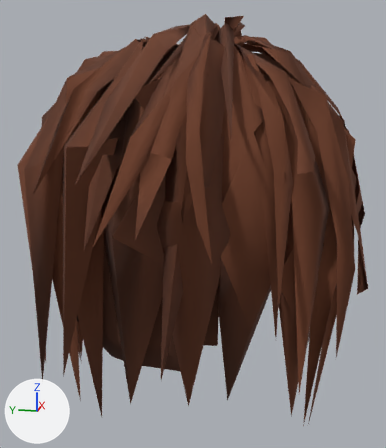
Before and after pictures for a commit that changed the glTF model web/public/assets/characters/v6/lod2/hair/full/hair_vkei.glb.
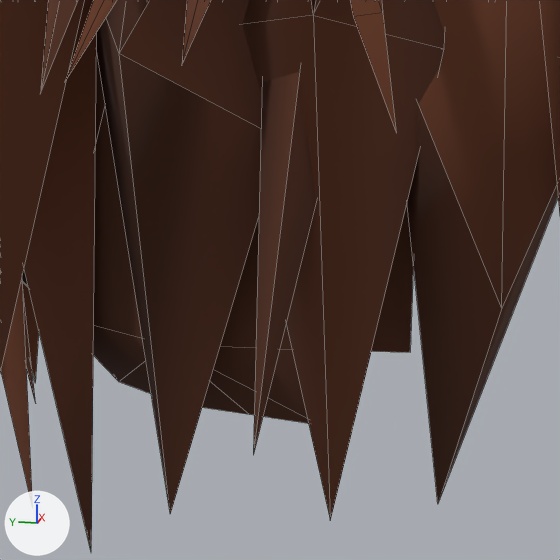
Old and new are each drawn whole from a camera (50 mm lens) standing at (-0.907, -0.178, 1.023) and looking at (-0.003, 0.003, 0.797) and again close up on the part from 18% to 70% of the width and 49% to 94% of the height. Arrows for +X, +Y and +Z are at lower left; the lights stay in place. The older version's two pictures come first. The close-ups show mesh edges as thin lines. Vertices at exactly the same position are counted once.

Names of what the first close-up shows: 'hair_vkei'.
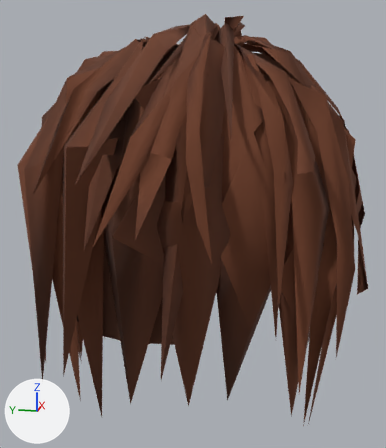
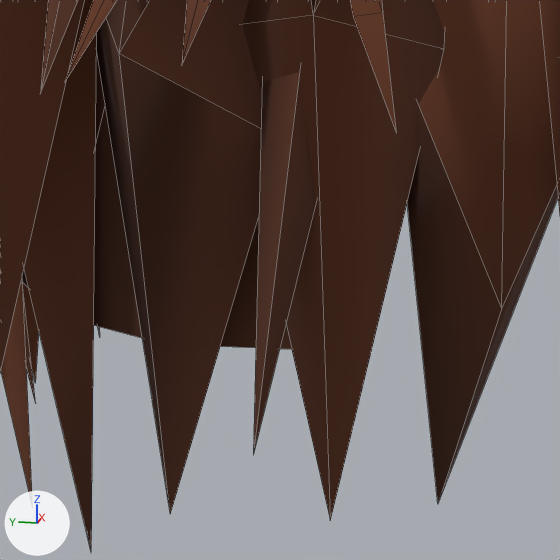
Pixel boxes (x1, y1, x2, y2) of what changed, in the close-ups (560 x 560 px):
part 1 of me_hair_vkei_001, deleted
    before: (93, 206, 414, 423)

The edits, one by one:
me_hair_vkei_001 is used by ob_hair_vkei; location (0.0, 0.0, 0.0).
me_hair_vkei_001 had 702 vertices, 815 faces and spanned x -0.31..0.315, y -0.299..0.302, z 0.495..1.147.
me_hair_vkei_001 now has 691 vertices, 798 faces and spans x -0.31..0.315, y -0.299..0.302, z 0.495..1.147.
Part 1, on me_hair_vkei_001:
11 vertices are removed from x -0.197..0.181, y -0.072..0.168, z 0.586..0.664.
17 faces are deleted.
